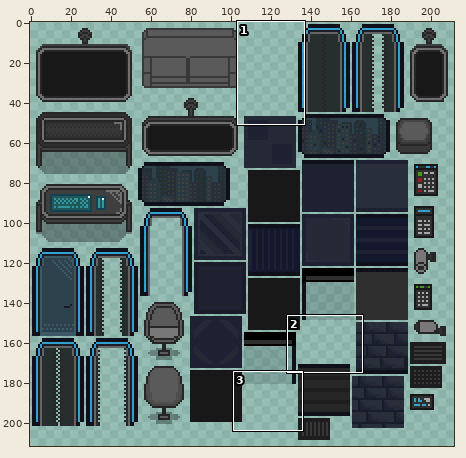
One commit to this sprite sheet: art/corporation/CorporationSpriteSheet.png. Above: a wide view before the commit, with the close-up outlined.
Close-up. Earlier state:
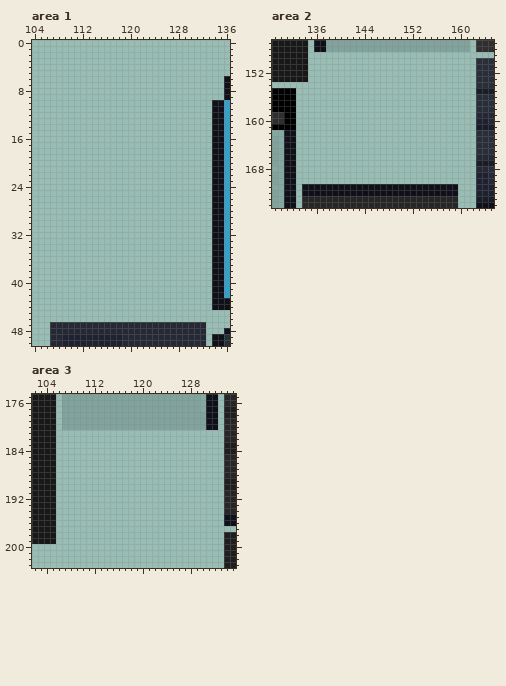
The file is 212x212 pixels. Colours within 5 levels of each other are drawn and written as one. Shown: area 1: x 104..136, y 0..50; area 2: x 129..165, y 147..174; area 3: x 102..135, y 175..203. The old version is drawn lined up with the new one.
New version:
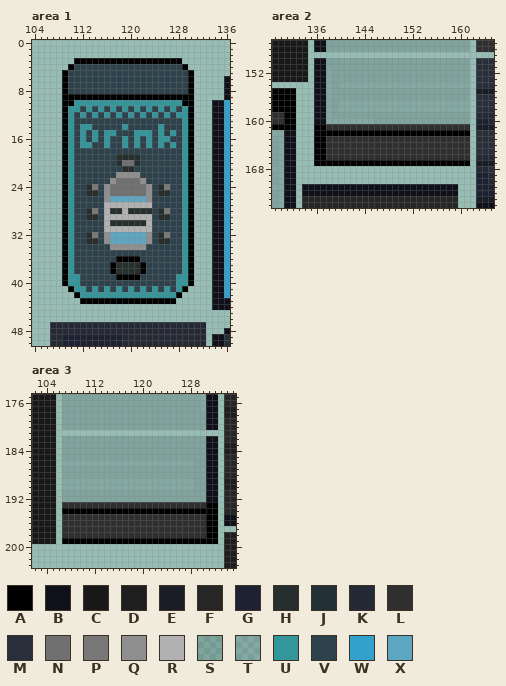
Palette (. is transparent): A #000000  B #10101b  C #181818  D #1e1e1e  E #1a1d27  F #262626  G #1e2131  H #262e2e  J #233037  K #252935  L #2f2f2f  M #292e3b  N #707070  P #787878  Q #8f8f8f  R #b1b1b1  S #223f4335  T #3a575b35  U #33969a  V #2d424c  W #32a1cc  X #5da6c2
What changed:
drawings rearranged on the sheet (the old picture shows each at its new place; 2 dropped ones are not shown)
Area 1:
y 3: x 111..128 .................. -> AAAAAAAAAAAAAAAAAA
y 4: x 110..129 .................... -> AVVVVVVVVVVVVVVVVVVA
y 5..8: x 109..130 ...................... -> AVVVVVVVVVVVVVVVVVVVVA
y 9: x 109..130 ...................... -> AAAAAAAAAAAAAAAAAAAAAA
y 10: x 109..130 ...................... -> AAUUUUUUUUUUUUUUUUUUAA
y 11: x 109..130 ...................... -> AUUVUVUVUVUVUVUVUVUVUA
y 12: x 109..130 ...................... -> AUVUVUVUVUVUVUVUVUVUUA
y 13: x 109..130 ...................... -> AUVVVVVVVVVVVVVVVVVVUA
y 14: x 109..130 ...................... -> AUVUUVVVVVUVVVVVUVVVUA
y 15: x 109..130 ...................... -> AUVUVUVUUVVVUUUVUVUVUA
y 16: x 109..130 ...................... -> AUVUVUVUVVUVUVUVUUVVUA
y 17: x 109..130 ...................... -> AUVUUVVUVVUVUVUVUVUVUA
y 18: x 109..130 ...................... -> AUVVVVVVVVVVVVVVVVVVUA
y 19: x 109..130 ...................... -> AUVVVVVVVHHHHVVVVVVVUA
y 20: x 109..130 ...................... -> AUVVVVVVVHNNHVVVVVVVUA
y 21: x 109..130 ...................... -> AUVVVVVVVVHHVVVVVVVVUA
y 22: x 109..130 ...................... -> AUVVVVVVVQQQQVVVVVVVUA
y 23: x 109..130 ...................... -> AUVVVVVVQNNNNQVVVVVVUA
y 24: x 109..130 ...................... -> AUVVHPVQNNNNNNQVHPVVUA
y 25: x 109..130 ...................... -> AUVVHHVQNNNNNNQVHHVVUA
y 26: x 109..130 ...................... -> AUVVVVVQXXXXXXQVVVVVUA
y 27: x 109..130 ...................... -> AUVVVVVRRRRRRRRVVVVVUA
y 28: x 109..130 ...................... -> AUVVHPVRHHRHHHHVHPVVUA
y 29: x 109..130 ...................... -> AUVVHHVRRRRRRRRVHHVVUA
y 30: x 109..130 ...................... -> AUVVVVVRHHHHHHRVVVVVUA
y 31: x 109..130 ...................... -> AUVVVVVRRRRRRRRVVVVVUA
y 32: x 109..130 ...................... -> AUVVHPVQXXXXXXQVHPVVUA
y 33: x 109..130 ...................... -> AUVVHHVQXXXXXXQVHHVVUA
y 34: x 109..130 ...................... -> AUVVVVVVQQQQQQVVVVVVUA
y 35: x 109..130 ...................... -> AUVVVVVVVVVVVVVVVVVVUA
y 36: x 109..130 ...................... -> AUVVVVVVVAAAAVVVVVVVUA
y 37..38: x 109..130 ...................... -> AUVVVVVVAHHHHAVVVVVVUA
y 39: x 109..130 ...................... -> AUUVVVVVVAAAAVVVVVVUUA
y 40: x 109..130 ...................... -> AUUVVVVVVVVVVVVVVVVUUA
y 41: x 110..129 .................... -> AUUVUVUVUVUVUVUVUVUA
y 42: x 111..128 .................. -> AUUUUUUUUUUUUUUUUA
y 43: x 112..127 ................ -> AAAAAAAAAAAAAAAA
Area 2:
y 150..151: x 136..161 .......................... -> BBSSSSSSSSSSSSSSSSSSSSSSSS
y 152..153: x 136..161 .......................... -> BBTSSSSSSSSSSSSSSSSSSSSSSS
y 154: x 136..161 .......................... -> BBTSTTTTTTTTTTTTTTTTTTTTTT
y 155..156: x 136..161 .......................... -> BBTSSSSSSSSSSSSSSSSSSSSSSS
y 157..158: x 136..161 .......................... -> BBTSTTTTTTTTTTTTTTTTTTTTTT
y 159: x 136..161 .......................... -> BBTSSSSSSSSSSSSSSSSSSSSSSS
y 160: x 136..161 .......................... -> BBTTTTTTTTSSSSSSSSSSSSSSSS
y 161: x 136..161 .......................... -> AALLLLLLLLLLLLLLLLLLLLLLLL
y 162: x 136..161 .......................... -> AAAAAAAAAAAAAAAAAAAAAAAAAA
y 163..166: x 136..161 .......................... -> AALLLLLLLLLLLLLLLLLLLLLLLL
y 167: x 136..161 .......................... -> AAAAAAAAAAAAAAAAAAAAAAAAAA
Area 3:
y 182..185: x 107..132 .......................... -> SSSSSSSSSSSSSSSSSSSSSSSSBB
y 186: x 107..132 .......................... -> TTTTTTTTTTTTTTTTTTTTTTSSBB
y 187..188: x 107..132 .......................... -> SSSSSSSSSSSSSSSSSSSSSSSSBB
y 189..190: x 107..132 .......................... -> TTTTTTTTTTTTTTTTTTTTTTSSBB
y 191..192: x 107..132 .......................... -> SSSSSSSSSSSSSSSSSSSSSSSSBB
y 193: x 107..132 .......................... -> LLLLLLLLLLLLLLLLLLLLLLLLAA
y 194: x 107..132 .......................... -> AAAAAAAAAAAAAAAAAAAAAAAAAA
y 195..198: x 107..132 .......................... -> LLLLLLLLLLLLLLLLLLLLLLLLAA
y 199: x 107..132 .......................... -> AAAAAAAAAAAAAAAAAAAAAAAAAA
Changed places in both close-ups, as pixel boxes (x1, y1, x2, y2):
added: (62, 58, 194, 304)
added: (314, 58, 470, 166)
added: (62, 436, 218, 544)
